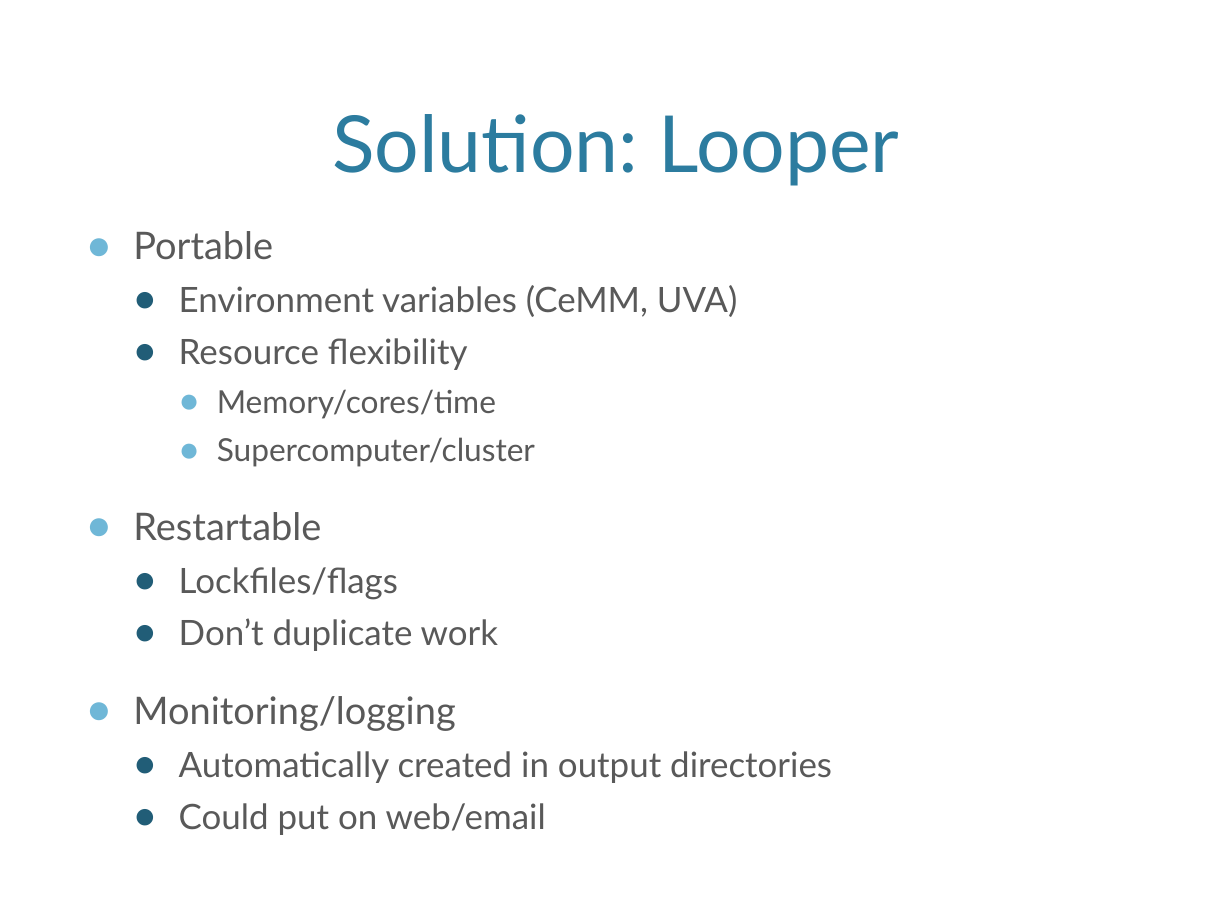
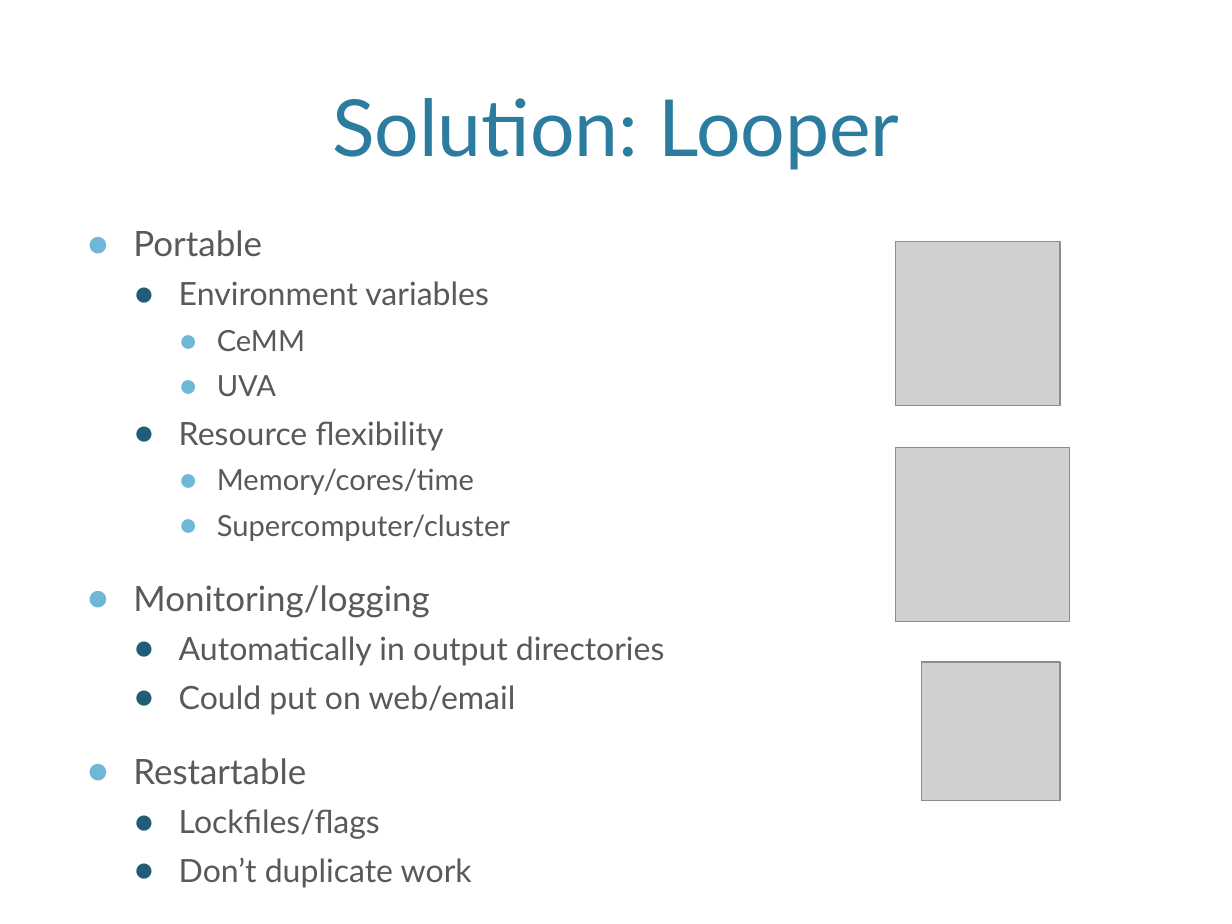
Before and after one commit to vreuter/jekeal, a slide deck: slide 3 of KipnisLabMeeting_2017-03-13.pptx. Drawn at 1232x924 pixels with LibreOffice and Linux fonts; fonts in the diff are those of the drawing; grey boxes stand for pictures; background and template pictures are left out. Boxes give left, top, right and bottom in pixels: in the first picture for what was removed or moved away, otherwise in the second. Text is boxed around its words. In the diff, an @@ line names an element or a change of style, - is before the commit and + after.

```diff
--- a/KipnisLabMeeting_2017-03-13.pptx
+++ b/KipnisLabMeeting_2017-03-13.pptx
@@ title "Solution: Looper": place and size @@
-title "Solution: Looper" at (332,114,899,186)
+title "Solution: Looper" at (332,98,899,170)
@@ text at (133,230,510,888): size 22.2 to 20.4 pt in "Portable", "Restartable"; size 20.4 to 18.7 pt in "Resource flexibility", "Lockfiles/flags", "Don’t duplicate work"; size 18.5 to 17 pt in "Memory/cores/time", "Supercomputer/cluster" @@
@@ picture added at (896,241,1060,405) @@
@@ text at (179,281,489,396): text changed; size 20.4 to 18.7 pt @@
-  ● Environment variables (CeMM, UVA)
+  ● Environment variables
+    ● CeMM
+    ● UVA
@@ picture added at (896,447,1069,621) @@
@@ text at (133,585,664,714): paragraphs added @@
+● Monitoring/logging
+  ● Automatically in output directories
+  ● Could put on web/email
@@ picture added at (922,662,1061,801) @@
@@ text at (133,696,832,835): paragraphs removed @@
-● Monitoring/logging
-  ● Automatically created in output directories
-  ● Could put on web/email
```
Also in this commit, not shown: 3 other slides changed, 8 slides added, 2 slides removed, 1 other file.
